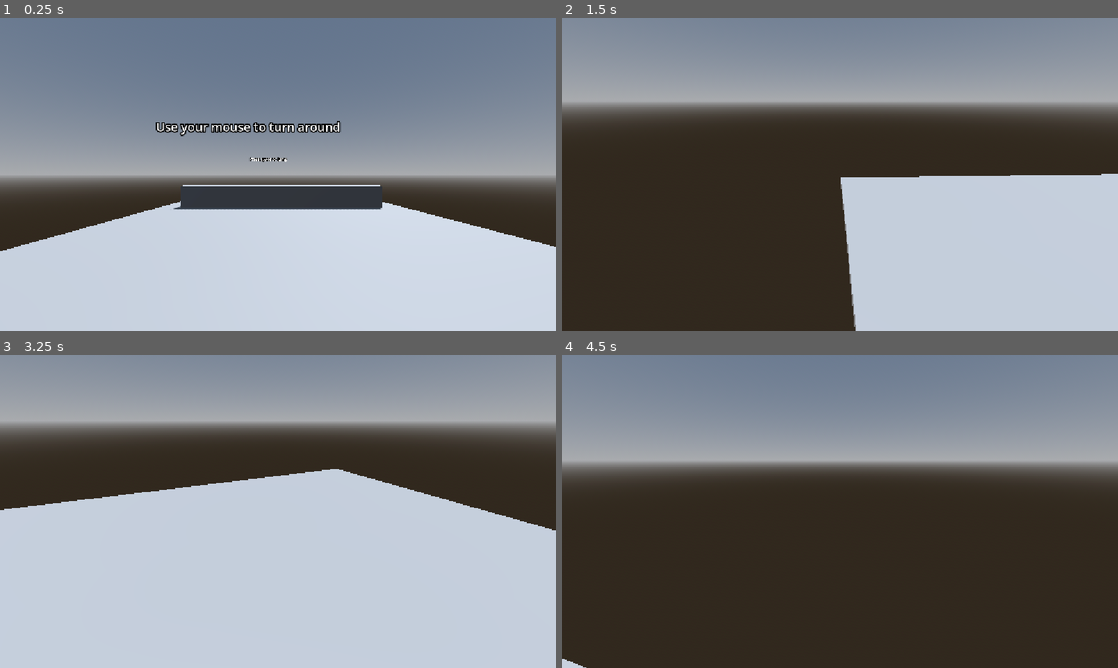
Above: before the commit, frames 1-4 (two rows, left to right).
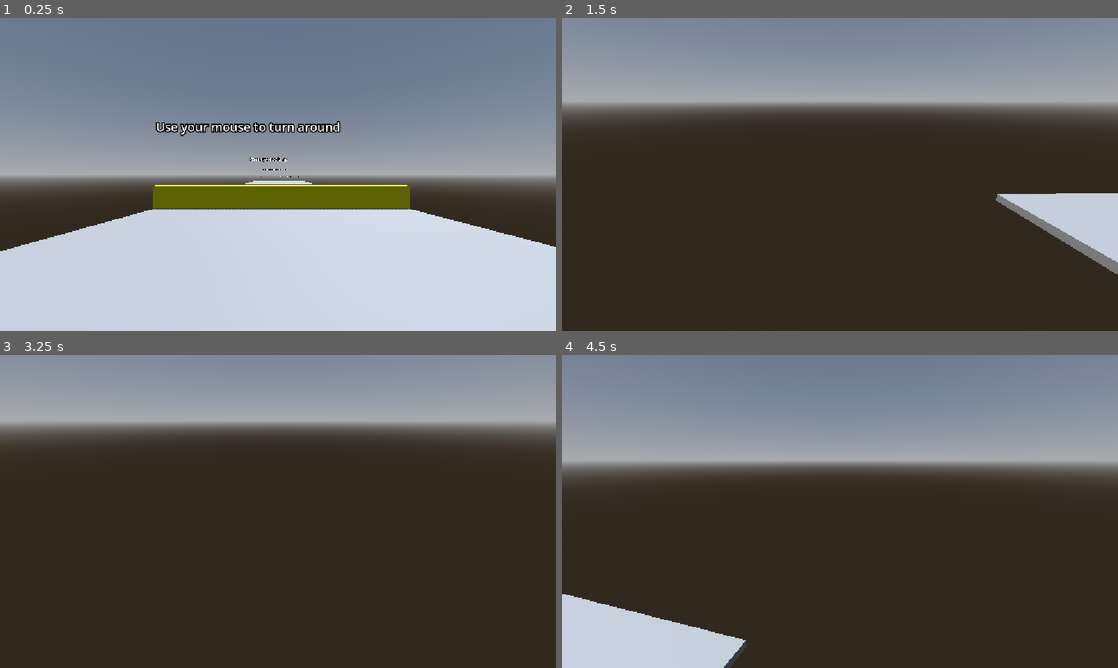
Above: after the commit, the same moments.

Repository: angrypig555/haven-game-2026
Game: Godot game, scene res://scenes/main.tscn
Two runs of this game, one before a commit and one after it. Both use one fixed random seed, a clock stepped at 60 frames per second and the inputs below.
Inputs (mouse positions are in pixels of both pictures, inside the frame that each line leads up to):
- Up to frame 1 (0.25 s): no input
- Up to frame 2 (1.5 s): tap Enter (ui_accept) at 0.5, 0.77 s; move the mouse to (962, 158) at 0.52 s; hold D (right_strafe) 0.53-1.28 s; tap Shift (dash) at 0.6, 1.35 s; click (962, 158) at 0.67 s; move the mouse to (812, 174) at 1.27 s; hold W (forward) from 1.28 s (still down)
- Up to frame 3 (3.25 s): keep holding W (forward); tap Enter (ui_accept) at 1.52, 3.02 s; move the mouse to (289, 505) at 2.02 s; tap Shift (dash) at 2.1, 2.85 s; move the mouse to (272, 517) at 2.77 s
- Up to frame 4 (4.5 s): keep holding W (forward); move the mouse to (878, 514) at 3.52 s; tap Shift (dash) at 3.6, 4.35 s; tap Enter (ui_accept) at 3.77, 4.25 s; move the mouse to (795, 508) at 4.27 s

The runs differ from the first frame. In frame 1, 3.6% of the frame differs, in the area x 27-75%, y 48-62%; in frame 2, 22%; in frame 3, 56%, in the area x 0-100%, y 36-100%; in frame 4, 5.2%.

Commit message:
finish tutorial

Diff:
--- a/haven-2026/scenes/main.tscn
+++ b/haven-2026/scenes/main.tscn
@@ -24,7 +24,40 @@
 
 [sub_resource type="BoxMesh" id="BoxMesh_cvopo"]
 
+[sub_resource type="StandardMaterial3D" id="StandardMaterial3D_0wfyh"]
+albedo_color = Color(1, 1, 0, 1)
+
 [sub_resource type="BoxShape3D" id="BoxShape3D_cvopo"]
+
+[sub_resource type="BoxMesh" id="BoxMesh_esvqh"]
+
+[sub_resource type="StandardMaterial3D" id="StandardMaterial3D_sugp2"]
+albedo_color = Color(0, 0, 1, 1)
+
+[sub_resource type="GDScript" id="GDScript_0wfyh"]
+script/source = "extends MeshInstance3D
+
+
+# Called when the node enters the scene tree for the first time.
+func _ready() -> void:
+	pass # Replace with function body.
+
+
+# Called every frame. 'delta' is the elapsed time since the previous frame.
+func _process(delta: float) -> void:
+	pass
+
+
+
+
+func _on_area_3d_body_shape_entered(body_rid: RID, body: Node3D, body_shape_index: int, local_shape_index: int) -> void:
+	print(\"next level\")
+"
+
+[sub_resource type="ConcavePolygonShape3D" id="ConcavePolygonShape3D_0wfyh"]
+data = PackedVector3Array(-0.5, 0.5, 0.5, 0.5, 0.5, 0.5, -0.5, -0.5, 0.5, 0.5, 0.5, 0.5, 0.5, -0.5, 0.5, -0.5, -0.5, 0.5, 0.5, 0.5, -0.5, -0.5, 0.5, -0.5, 0.5, -0.5, -0.5, -0.5, 0.5, -0.5, -0.5, -0.5, -0.5, 0.5, -0.5, -0.5, 0.5, 0.5, 0.5, 0.5, 0.5, -0.5, 0.5, -0.5, 0.5, 0.5, 0.5, -0.5, 0.5, -0.5, -0.5, 0.5, -0.5, 0.5, -0.5, 0.5, -0.5, -0.5, 0.5, 0.5, -0.5, -0.5, -0.5, -0.5, 0.5, 0.5, -0.5, -0.5, 0.5, -0.5, -0.5, -0.5, 0.5, 0.5, 0.5, -0.5, 0.5, 0.5, 0.5, 0.5, -0.5, -0.5, 0.5, 0.5, -0.5, 0.5, -0.5, 0.5, 0.5, -0.5, -0.5, -0.5, 0.5, 0.5, -0.5, 0.5, -0.5, -0.5, -0.5, 0.5, -0.5, 0.5, 0.5, -0.5, -0.5, -0.5, -0.5, -0.5)
+
+[sub_resource type="BoxShape3D" id="BoxShape3D_esvqh"]
 
 [node name="Node3D" type="Node3D" unique_id=245324232]
 
@@ -34,7 +67,7 @@
 [node name="Area3D" type="Area3D" parent="oobhandler" unique_id=33845]
 
 [node name="CollisionShape3D" type="CollisionShape3D" parent="oobhandler/Area3D" unique_id=189878768]
-transform = Transform3D(51.843594, 0, 0, 0, 1, 0, 0, 0, 68.77475, 0, -5.292231, 0)
+transform = Transform3D(51.843594, 0, 0, 0, 1, 0, 0, 0, 159.42442, 0, -5.292231, 0)
 shape = SubResource("BoxShape3D_rb6tl")
 
 [node name="WorldEnvironment" type="WorldEnvironment" parent="." unique_id=2063382571]
@@ -54,12 +87,23 @@
 [node name="CollisionShape3D" type="CollisionShape3D" parent="MeshInstance3D/StaticBody3D" unique_id=1760686558]
 shape = SubResource("ConcavePolygonShape3D_sgp6g")
 
+[node name="MeshInstance3D3" type="MeshInstance3D" parent="." unique_id=1783715866]
+transform = Transform3D(10.769037, 0, 0, 0, 0.09406763, 0, 0, 0, 11.758159, 0, -0.50518763, -28.907654)
+mesh = SubResource("BoxMesh_sugp2")
+
+[node name="StaticBody3D" type="StaticBody3D" parent="MeshInstance3D3" unique_id=1110769410]
+transform = Transform3D(0.50486755, 0, 0, 0, 25.6, 0, 0, 0, 0.49983266, 0, 0, 1.4988282e-05)
+
+[node name="CollisionShape3D" type="CollisionShape3D" parent="MeshInstance3D3/StaticBody3D" unique_id=113331665]
+shape = SubResource("ConcavePolygonShape3D_sgp6g")
+
 [node name="CharacterBody3D" parent="." unique_id=1440422813 instance=ExtResource("1_o5qli")]
 transform = Transform3D(1, 0, 0, 0, 1, 0, 0, 0, 1, -0.15719032, 0.4004252, 9.362357)
 
 [node name="MeshInstance3D2" type="MeshInstance3D" parent="." unique_id=1019868234]
-transform = Transform3D(-4.371139e-08, 0, -8.708884, 0, 1, 0, 1, 0, -3.8067742e-07, 0, 0, 0)
+transform = Transform3D(-4.371139e-08, 0, -11.171854, 0, 1, 0, 1, 0, -4.8833726e-07, -0.014138699, -4.7683716e-07, 0.013844013)
 mesh = SubResource("BoxMesh_cvopo")
+surface_material_override/0 = SubResource("StandardMaterial3D_0wfyh")
 
 [node name="StaticBody3D" type="StaticBody3D" parent="MeshInstance3D2" unique_id=1863078899]
 
@@ -80,4 +124,34 @@
 transform = Transform3D(0.99999803, 0, 0.0019401014, 0, 1, 0, -0.0019401014, 0, 0.99999803, -0.5505781, 1.6182942, 1.0038371)
 text = "Press space to jump"
 
+[node name="Label3D4" type="Label3D" parent="Tutorial label" unique_id=1367207102]
+transform = Transform3D(0.99999803, 0, 0.0019401014, 0, 1, 0, -0.0019401014, 0, 0.99999803, -0.5505781, 1.6182942, -14.812931)
+text = "Jump, then press shift midair to dash"
+
+[node name="Label3D6" type="Label3D" parent="Tutorial label" unique_id=322230940]
+transform = Transform3D(0.8965944, 0, 0.44285265, 0, 1, 0, -0.44285265, 0, 0.8965944, -2.1731372, 0.65605116, -33.323402)
+text = "Step on the blue square to go to the next level"
+
+[node name="Label3D5" type="Label3D" parent="Tutorial label" unique_id=1290328341]
+transform = Transform3D(0.96769434, 0, -0.2521264, 0, 1, 0, 0.2521264, 0, 0.96769434, 2.37064, 0.5162761, -33.78968)
+text = "This is a hard game, if you fail bounce back, be resilient"
+
+[node name="NextLevel" type="MeshInstance3D" parent="." unique_id=2120684294]
+transform = Transform3D(1.1958228, 0, 0, 0, 0.09672002, 0, 0, 0, 1.027231, -0.2546065, -0.3777079, -33.84876)
+mesh = SubResource("BoxMesh_esvqh")
+surface_material_override/0 = SubResource("StandardMaterial3D_sugp2")
+script = SubResource("GDScript_0wfyh")
+
+[node name="StaticBody3D" type="StaticBody3D" parent="NextLevel" unique_id=2079245407]
+
+[node name="CollisionShape3D" type="CollisionShape3D" parent="NextLevel/StaticBody3D" unique_id=404202614]
+shape = SubResource("ConcavePolygonShape3D_0wfyh")
+
+[node name="Area3D" type="Area3D" parent="NextLevel" unique_id=422806814]
+
+[node name="CollisionShape3D" type="CollisionShape3D" parent="NextLevel/Area3D" unique_id=964656681]
+transform = Transform3D(0.99999976, 0, 0, 0, 6.8407617, 0, 0, 0, 0.9999996, 0, 6.591281, 0)
+shape = SubResource("BoxShape3D_esvqh")
+
 [connection signal="body_shape_entered" from="oobhandler/Area3D" to="oobhandler" method="_on_area_3d_body_shape_entered"]
+[connection signal="body_shape_entered" from="NextLevel/Area3D" to="NextLevel" method="_on_area_3d_body_shape_entered"]
--- a/haven-2026/scripts/player.gd
+++ b/haven-2026/scripts/player.gd
@@ -36,7 +36,7 @@
 		print("dash")
 		Dash.start()
 		is_dash_timedout = true
-		SPEED += 10
+		SPEED += 20
 		DashMove.start()
 		print("dash applied")
 
